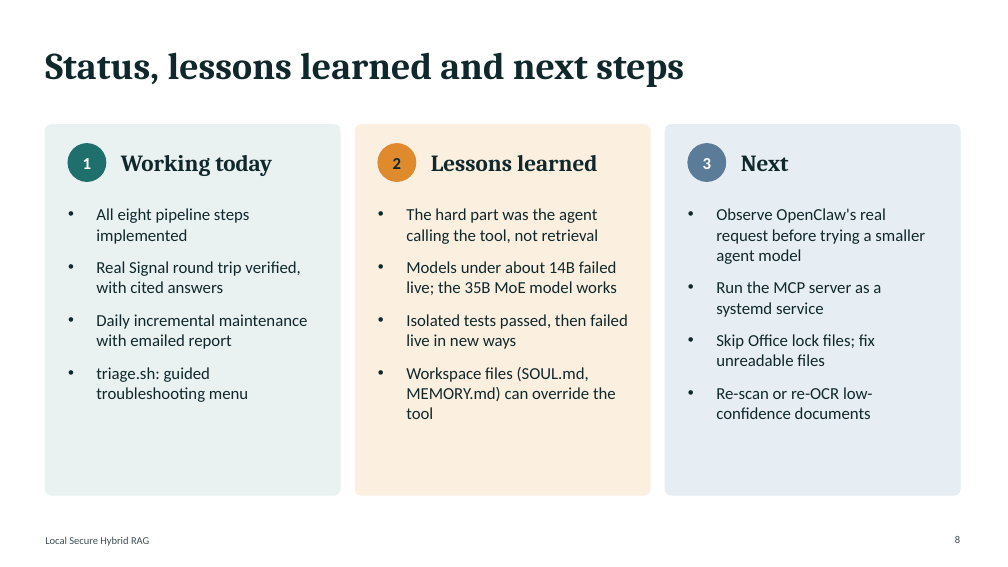
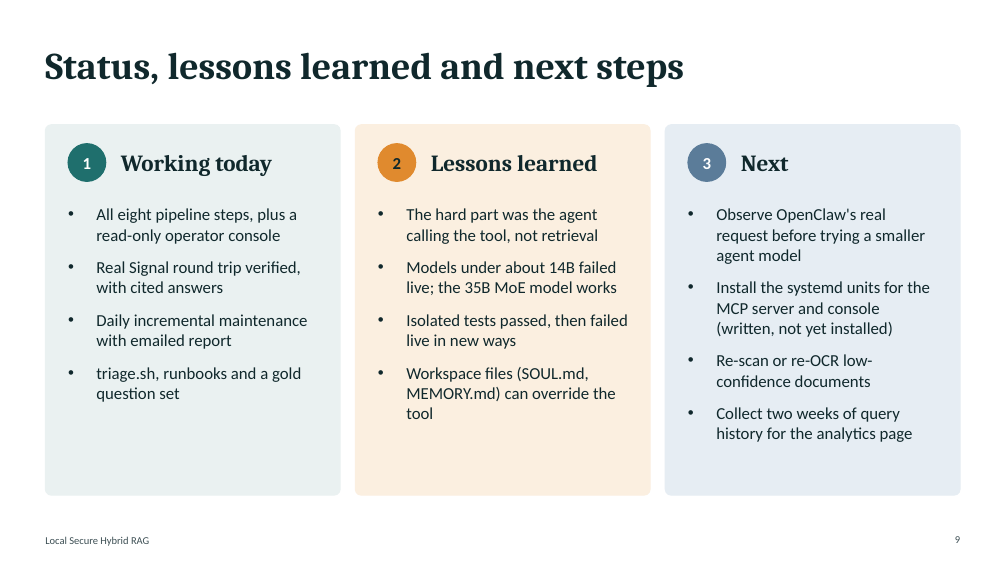
Before and after one commit to npwa/hybrid_rag, a slide deck: slide 9 of Doc/Hybrid_RAG_overview.pptx (slide 8 before the commit). Drawn at 1008x567 pixels with LibreOffice and Linux fonts; fonts in the diff are those of the drawing. Boxes give left, top, right and bottom in pixels: in the first picture for what was removed or moved away, otherwise in the second. Text is boxed around its words. In the diff, an @@ line names an element or a change of style, - is before the commit and + after.

Commit message:
Update overview deck: operator console slide, refreshed status

```diff
--- a/Doc/Hybrid_RAG_overview.pptx
+++ b/Doc/Hybrid_RAG_overview.pptx
@@ text at bbox=[96, 208, 297, 244]: text changed @@
-• All eight pipeline steps implemented
+• All eight pipeline steps, plus a read-only operator console
@@ text at bbox=[716, 281, 930, 337]: text changed @@
-• Run the MCP server as a systemd service
-• Skip Office lock files; fix unreadable files
+• Install the systemd units for the MCP server and console (written, not yet installed)
@@ text at bbox=[96, 367, 301, 402]: text changed @@
-• triage.sh: guided troubleshooting menu
+• triage.sh, runbooks and a gold question set
@@ text at bbox=[716, 407, 913, 442]: paragraph added @@
+• Collect two weeks of query history for the analytics page
```
Also in this commit, not shown: 1 slide added.
